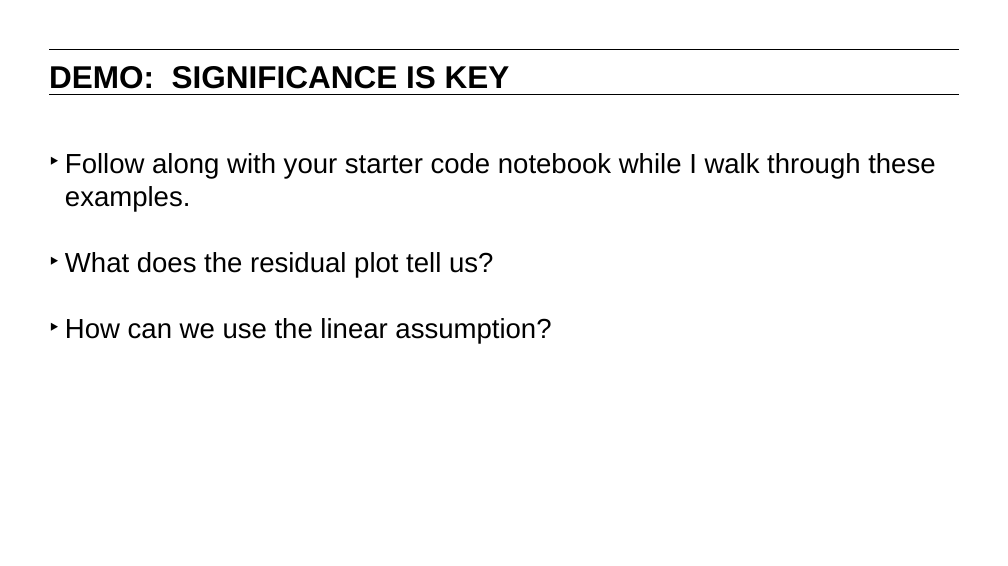
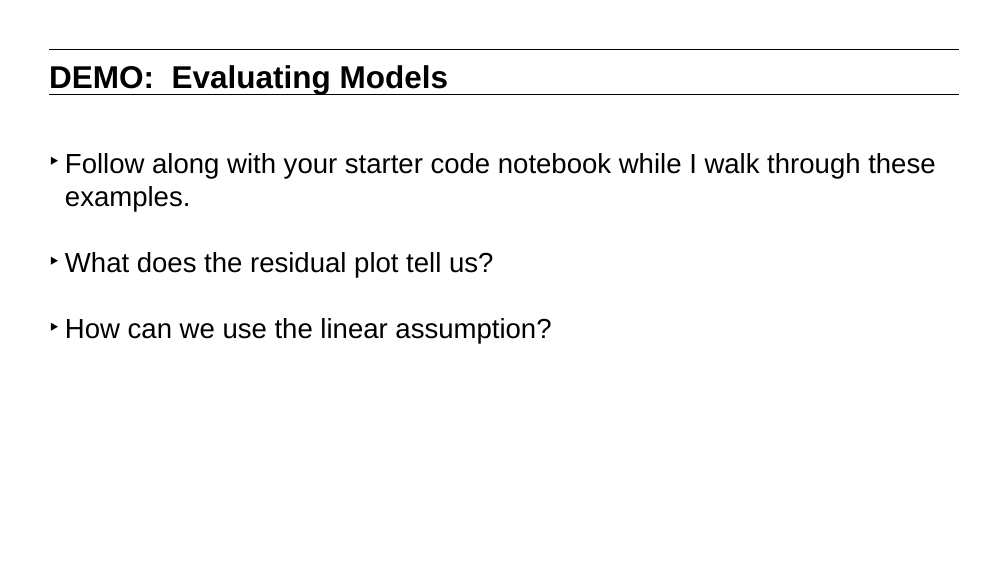
Before and after one commit to matanefron/data-sets, a slide deck: slide 19 of lessons/lesson-5/intro-to-regression-analysis.pptx. Drawn at 1008x566 pixels with LibreOffice and Linux fonts; fonts in the diff are those of the drawing. Boxes give left, top, right and bottom in pixels: in the first picture for what was removed or moved away, otherwise in the second. Text is boxed around its words. In the diff, an @@ line names an element or a change of style, - is before the commit and + after.

```diff
--- a/lessons/lesson-5/intro-to-regression-analysis.pptx
+++ b/lessons/lesson-5/intro-to-regression-analysis.pptx
@@ text at (x1=49, y1=65, x2=448, y2=94): text changed @@
-DEMO: SIGNIFICANCE IS KEY
+DEMO: Evaluating Models
```
Also in this commit, not shown: 6 other slides changed, 5 other files.
